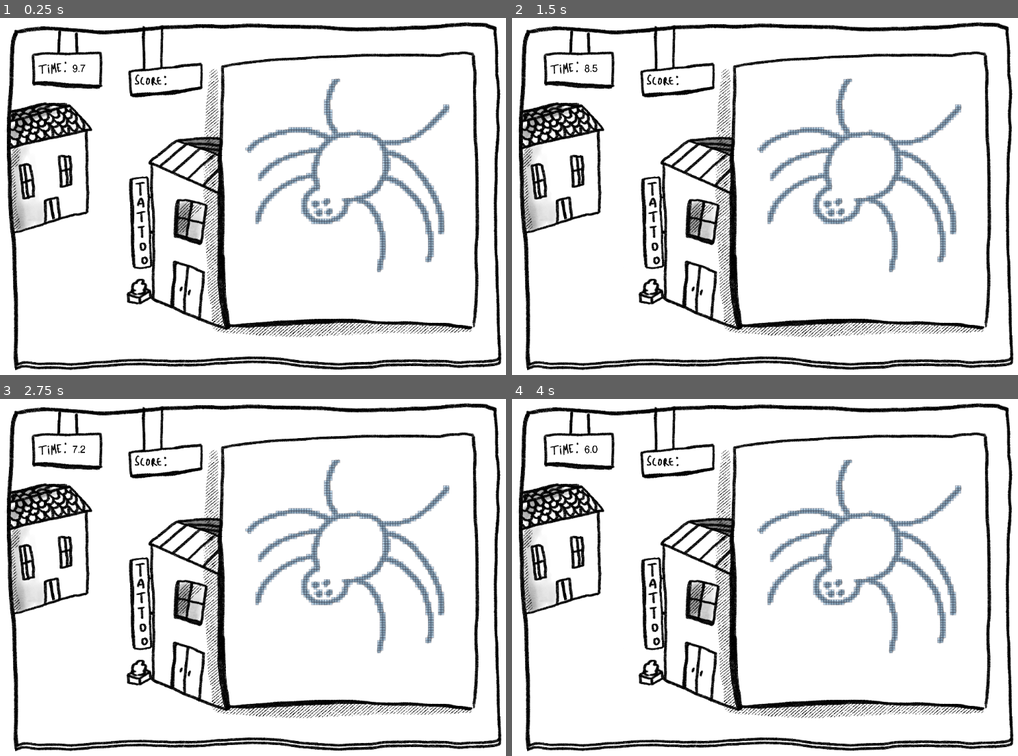
Above: before the commit, frames 1-4 (two rows, left to right).
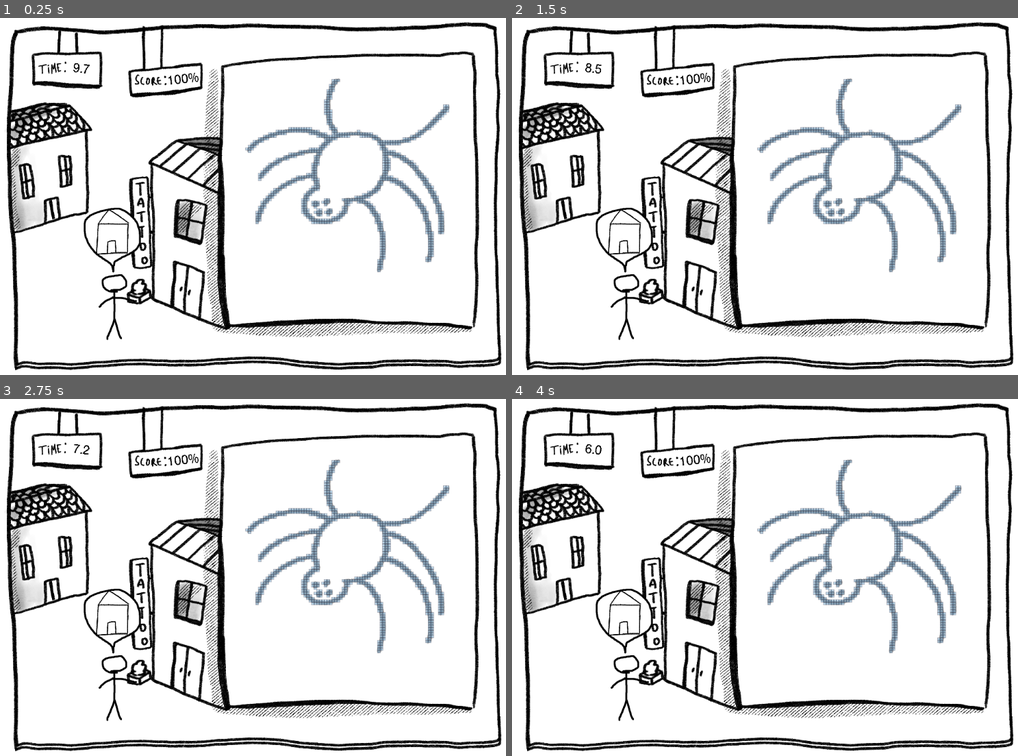
Above: after the commit, the same moments.

Repository: LeResteDuMonde/LudumDare51
Game: Godot game, scene res://Scenes/MainScene.tscn
The game is run twice, just before and just after one commit, with the same random seed, the same clock (stepped at 60 frames per second) and the same inputs. The engine's default icon, where the game draws it, is replaced by a stand-in: a white triangle on a blue panel in a dark square.
Inputs (mouse positions are in pixels of both pictures, inside the frame that each line leads up to):
- Up to frame 1 (0.25 s): no input
- Up to frame 2 (1.5 s): move the mouse to (861, 185) at 0.52 s; click (861, 185) at 0.67 s; move the mouse to (643, 214) at 1.27 s; click (643, 214) at 1.42 s
- Up to frame 3 (2.75 s): move the mouse to (298, 495) at 2.02 s; click (298, 495) at 2.17 s
- Up to frame 4 (4 s): move the mouse to (724, 648) at 2.77 s; click (724, 648) at 2.92 s; move the mouse to (916, 631) at 3.52 s; click (916, 631) at 3.67 s

The runs differ from the first frame. In frame 1, 0.9% of the frame differs, in the area x 14-40%, y 12-91%; in frame 2, 0.9%; in frame 3, 0.9%; in frame 4, 0.9%.

Commit message:
Customer Object

Diff:
--- /dev/null
+++ b/Scenes/Customer.tscn
@@ -0,0 +1,25 @@
+[gd_scene load_steps=4 format=2]
+
+[ext_resource path="res://Sprites/Buble.png" type="Texture" id=1]
+[ext_resource path="res://Sprites/Drawings/TattooDraw01.png" type="Texture" id=2]
+[ext_resource path="res://Sprites/Character.png" type="Texture" id=3]
+
+[node name="Customer" type="Node2D"]
+position = Vector2( -487, 433 )
+
+[node name="Sprite" type="Sprite" parent="."]
+light_mask = 0
+texture = ExtResource( 3 )
+
+[node name="WantedDrawing" type="Node2D" parent="."]
+position = Vector2( -11, -267 )
+
+[node name="Bubble" type="Sprite" parent="WantedDrawing"]
+light_mask = 0
+texture = ExtResource( 1 )
+
+[node name="Drawing" type="Sprite" parent="WantedDrawing"]
+light_mask = 0
+position = Vector2( -6, 0 )
+scale = Vector2( 0.25, 0.25 )
+texture = ExtResource( 2 )
--- a/Scenes/MainScene.tscn
+++ b/Scenes/MainScene.tscn
@@ -6,9 +6,10 @@
 [ext_resource path="res://Fonts/HelveticaBQ-Roman.otf" type="DynamicFontData" id=4]
 [ext_resource path="res://Scripts/CustomersManager.gd" type="Script" id=5]
 [ext_resource path="res://Sprites/Hud/GameHudMask.png" type="Texture" id=6]
+[ext_resource path="res://Scenes/Customer.tscn" type="PackedScene" id=7]
 
 [sub_resource type="DynamicFont" id=1]
-size = 40
+size = 49
 font_data = ExtResource( 4 )
 
 [node name="MainScene" type="Node2D"]
@@ -36,6 +37,9 @@
 [node name="Customers" type="Node2D" parent="."]
 script = ExtResource( 5 )
 
+[node name="Customer" parent="Customers" instance=ExtResource( 7 )]
+position = Vector2( -493, 433 )
+
 [node name="CanvasLayer" type="CanvasLayer" parent="."]
 follow_viewport_enable = true
 
@@ -46,13 +50,30 @@
 script = ExtResource( 3 )
 
 [node name="Label" type="Label" parent="CanvasLayer/Timer"]
-margin_left = -693.0
-margin_top = -545.0
-margin_right = -640.0
-margin_bottom = -498.0
+margin_left = -687.0
+margin_top = -553.0
+margin_right = -620.0
+margin_bottom = -496.0
+rect_rotation = 6.6
 custom_colors/font_color = Color( 0, 0, 0, 1 )
 custom_fonts/font = SubResource( 1 )
 text = "9.9"
 
+[node name="Score" type="Node2D" parent="CanvasLayer"]
+show_behind_parent = true
+position = Vector2( 25, 23 )
+z_index = 1
+
+[node name="Label" type="Label" parent="CanvasLayer/Score"]
+anchor_right = 0.642
+margin_left = -322.0
+margin_top = -501.0
+margin_right = -197.0
+margin_bottom = -444.0
+rect_rotation = -6.6
+custom_colors/font_color = Color( 0, 0, 0, 1 )
+custom_fonts/font = SubResource( 1 )
+text = "100%"
+
 [connection signal="new_customer" from="CanvasLayer/Timer" to="Canva" method="_on_Timer_new_customer"]
 [connection signal="new_customer" from="CanvasLayer/Timer" to="Customers" method="_on_Timer_new_customer"]
Not shown: 1 places in Scenes/MainScene.tscn that only renumber resources
Binary file added: Sprites/Buble.png
Not shown, added: Sprites/Buble.png.import
Binary file added: Sprites/Character.png
Not shown, added: Sprites/Character.png.import
